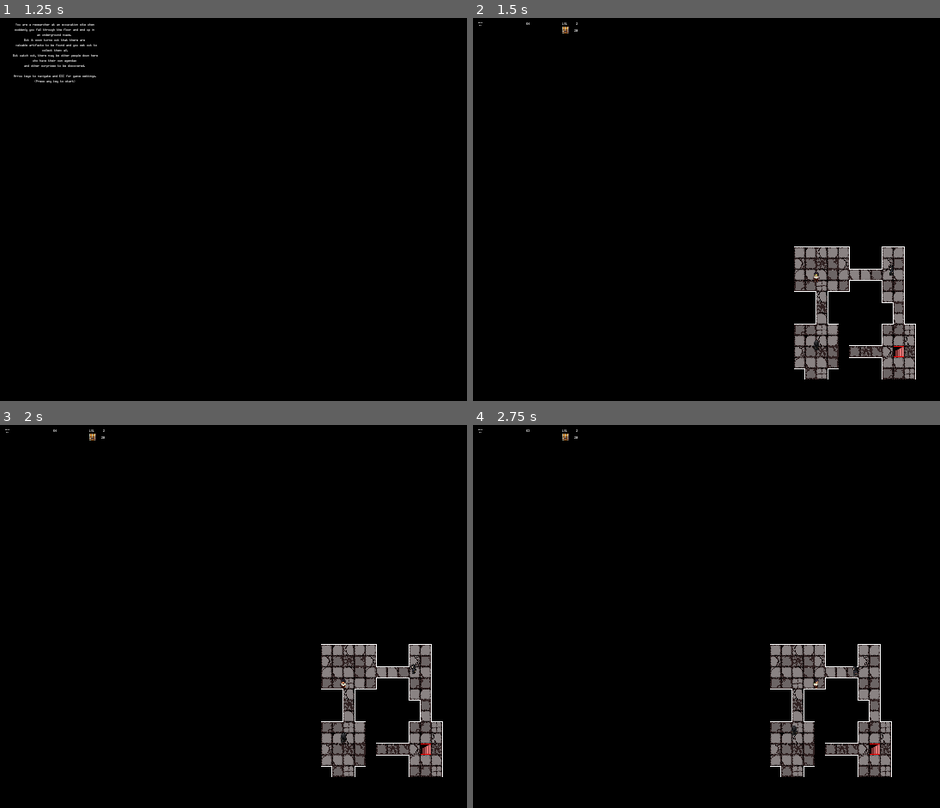
Above: before the commit, frames 1-4 (two rows, left to right).
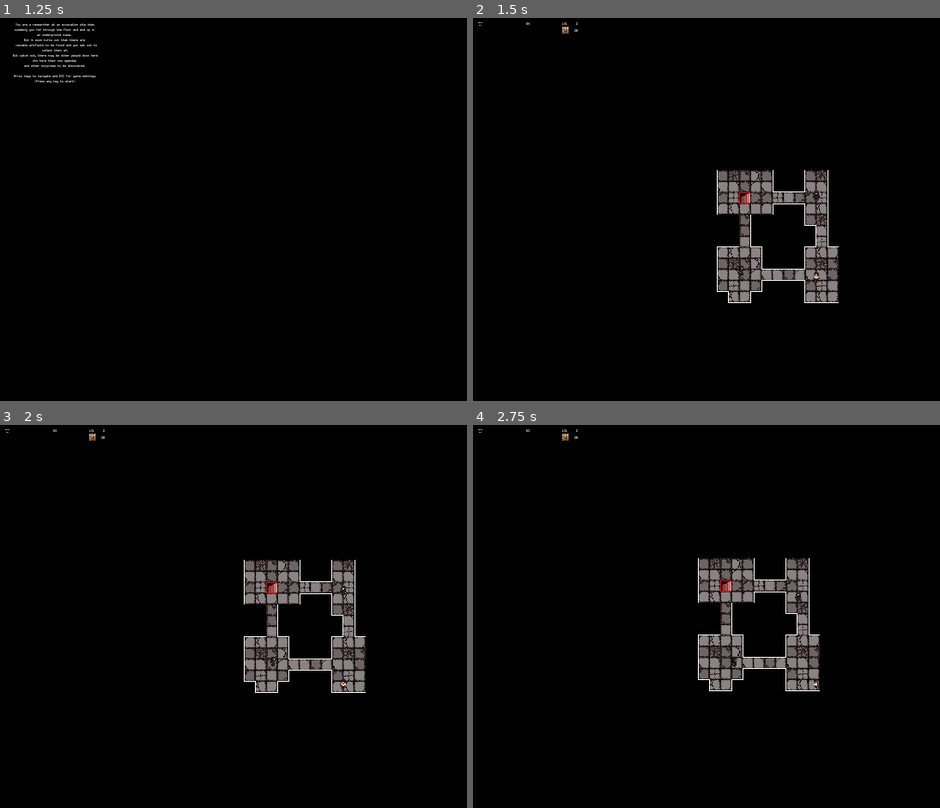
Above: after the commit, the same moments.

Repository: alittek/AC31009-Game
Game: Godot game, scene res://Scenes/StartScreen.tscn
The game is run twice, just before and just after one commit, with the same random seed, the same clock (stepped at 60 frames per second) and the same inputs. Sound files missing from this copy of the repository are replaced by a short silence.
Inputs:
- Up to frame 1 (1.25 s): tap Enter at 0.5 s; hold Right (move_right) from 0.53 s (still down); hold Space (interact) from 0.53 s (still down)
- Up to frame 2 (1.5 s): release Right (move_right) at 1.28 s; release Space (interact) at 1.28 s; hold Down (move_down) from 1.28 s (still down); tap Space (interact) at 1.35 s
- Up to frame 3 (2 s): keep holding Down (move_down)
- Up to frame 4 (2.75 s): release Down (move_down) at 2.03 s; hold Right (move_right) from 2.03 s (still down); hold Space (interact) from 2.03 s (still down)

Frame 1 is identical in both runs. In frame 2, 8.1% of the frame differs, in the area x 52-95%, y 39-95%; in frame 3, 8.8%; in frame 4, 8.9%, in the area x 48-90%, y 34-92%.

Commit message:
comments level generator

Diff:
--- a/Scripts/Generator.gd
+++ b/Scripts/Generator.gd
@@ -1,13 +1,18 @@
 extends Node
 class_name Generator
 
+# save all four possible directions for steps
 const DIRECTIONS = [Vector2.RIGHT, Vector2.UP, Vector2.LEFT, Vector2.DOWN]
 
 var position = Vector2.ZERO
-var direction = Vector2.RIGHT
+# starting position: point left
+var direction = Vector2.LEFT
 var borders = Rect2()
+# save steps taken
 var step_history = []
+# keep track of number of steps
 var steps_since_turn = 0
+# array of rooms in existing maze
 var rooms = []
 
 # set up variables
@@ -25,7 +30,7 @@
 		# change map layout to more/ fewer rooms
 		if steps_since_turn >= 7:
 			change_direction()
-		# update stpes taken array
+		# update steps taken array
 		if step():
 			step_history.append(position)
 		else:
@@ -34,6 +39,7 @@
 
 # take new step if possible
 func step():
+	# get target for new step
 	var target_position = position + direction
 	if borders.has_point(target_position):
 		steps_since_turn += 1
@@ -45,9 +51,11 @@
 # place room and move into different direction
 func change_direction():
 	place_room(position)
-	steps_since_turn = 0 #reset steps when turning
+	#reset steps when turning
+	steps_since_turn = 0
 	var directions = DIRECTIONS.duplicate()
 	directions.erase(direction)
+	# get random direction from array
 	directions.shuffle()
 	direction = directions.pop_front()
 	while not borders.has_point(position + direction):
@@ -59,6 +67,7 @@
 
 # place room of random (within limits) size
 func place_room(position):
+	# get size for new room
 	var size = Vector2(randi() % 4 + 2, randi() % 4 + 2)
 	var top_left_corner = (position - size/2).ceil()
 	rooms.append(create_room(position, size))
@@ -69,14 +78,16 @@
 				step_history.append(new_step)
 
 # get array of rooms of certain size
-# used for placing objects in map
+# used for placing objects in World.gd
 func get_rooms():
 	var size = rooms.size()
 	var newRooms = rooms
 	for room in newRooms:
+		# get key from dictionary
 		for key in room:
+			# only check for size of entry
 			if key == 'size':
-				# delete  very small rooms
+				# delete very small rooms
 				if room[key] < Vector2(1,2):
 					newRooms.erase(room)
 	var newSize = newRooms.size()
--- a/Scripts/World.gd
+++ b/Scripts/World.gd
@@ -1,37 +1,43 @@
 extends Node2D
 
+# preload scenes
 const Player = preload("res://Scenes/Player.tscn")
-var player
 const Exit = preload("res://Scenes/ExitDoor.tscn")
 const NPC = preload("res://Scenes/NPC.tscn")
 const Chest = preload("res://Scenes/Chest.tscn")
 const Darkness = preload("res://Scenes/Darkness.tscn")
-onready var timer_label = get_tree().root.get_node("WorldMap/CanvasLayer/LevelUI/Timer/Label_timer")
+
+signal death
+
+# global variables
+var steps = Global.steps
+var level = Global.level
+var time = Global.timer
+var enemies = Global.enemies
 
 # max sizes for world
 var xSize = 60
 var ySize = 44
 var borders = Rect2(1, 1, xSize, ySize)
+
+# timer for playtime limit
 var timer
-
-# TODO remove?
-var steps = Global.steps
-var level = Global.level
-var time = Global.timer
-var enemies = Global.enemies
-
+onready var timer_label = get_tree().root.get_node("WorldMap/CanvasLayer/LevelUI/Timer/Label_timer")
+# keep track of placed objects
 var objects = []
-signal death
 onready var tileMap = $TileWalls
 var load_saved_game = false
+var player
 
 func _ready():
 	randomize()
+	# create timer
 	timer = Timer.new()
 	timer.connect("timeout",self,"_on_timer_timeout")
 	timer.set_wait_time(time) #value is in seconds: 600 seconds = 10 minutes
 	add_child(timer)
 	timer.start()
+	# generate level maze
 	generate_Level_Walker(steps)
 
 # update timer text constantly
@@ -86,6 +92,7 @@
 				nbChests += 1
 				chest.position = room.position*32
 
+	# print for testing
 	print("enemies: " + str(nbEnemies))
 	print("chests: " + str(nbChests))
 	print("______________")
@@ -94,9 +101,10 @@
 	#if level == 5 or level == 7:
 	#turn_dark()
 
-
+	# free space for generator.gd script
 	generator.queue_free()
 	generator.free()
+
 	for location in map:
 			tileMap.set_cellv(location, -1)
 	tileMap.update_bitmask_region(borders.position, borders.end)
